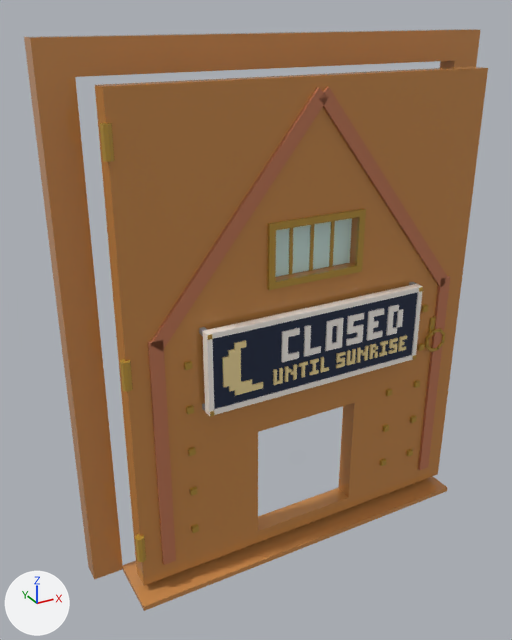
An edit to the glTF model assets/cat-cafe/exports/CatCafe_Door_ArchGate_Back.glb, drawn before and after from the same camera.
One viewpoint serves both versions: a 50 mm camera at (-5.38, -8.29, 8.25) aimed at (-0.57, 0.44, 3.89). Every picture has the same lights, and +X, +Y and +Z are marked at lower left. The first picture is the older version.

The scene before the commit, as lines of its bpy script (objects in view):
```python
me_catcafe_door_archgate_back = bpy.data.meshes.new('CatCafe_Door_ArchGate_Back')
me_catcafe_door_archgate_back.from_pydata(...)  # 28 vertices, 48 faces; spans x -3.45..3.45, y -0.48..0.82, z 0.0..7.95
me_catcafe_door_archgate_back.materials.append(mat_catcafe_palette)
me_catcafe_door_archgate_back_sign = bpy.data.meshes.new('CatCafe_Door_ArchGate_Back_Sign')
me_catcafe_door_archgate_back_sign.from_pydata(...)  # 222 vertices, 420 faces; spans x 1.07..4.78, y -0.26..0.0, z 3.02..4.28
me_catcafe_door_archgate_back_sign.materials.append(mat_catcafe_palette)
me_catcafe_door_archgate_back_sign_bulb = bpy.data.meshes.new('CatCafe_Door_ArchGate_Back_Sign_Bulb')
me_catcafe_door_archgate_back_sign_bulb.from_pydata(...)  # 352 vertices, 612 faces; spans x 1.3..4.55, y -0.25..-0.22, z 3.24..4.06
me_catcafe_door_archgate_back_sign_bulb.materials.append(mat_catcafe_palette)
ob_catcafe_door_archgate_back = bpy.data.objects.new('CatCafe_Door_ArchGate_Back', me_catcafe_door_archgate_back)
ob_catcafe_door_archgate_back.location = (0.0, 0.0, 0.0)
ob_catcafe_door_archgate_back_sign = bpy.data.objects.new('CatCafe_Door_ArchGate_Back_Sign', me_catcafe_door_archgate_back_sign)
ob_catcafe_door_archgate_back_sign.location = (-2.88, -0.22, 0.0)
ob_catcafe_door_archgate_back_sign_bulb = bpy.data.objects.new('CatCafe_Door_ArchGate_Back_Sign_Bulb', me_catcafe_door_archgate_back_sign_bulb)
ob_catcafe_door_archgate_back_sign_bulb.location = (-2.88, -0.22, 0.0)
# also in view: 'CatCafe_Door_ArchGate_Back_Leaf_Glass' at (0.04, -0.07, 5.12); 'CatCafe_Door_ArchGate_Back_Leaf' at (0.01, -0.05, 3.83)
```
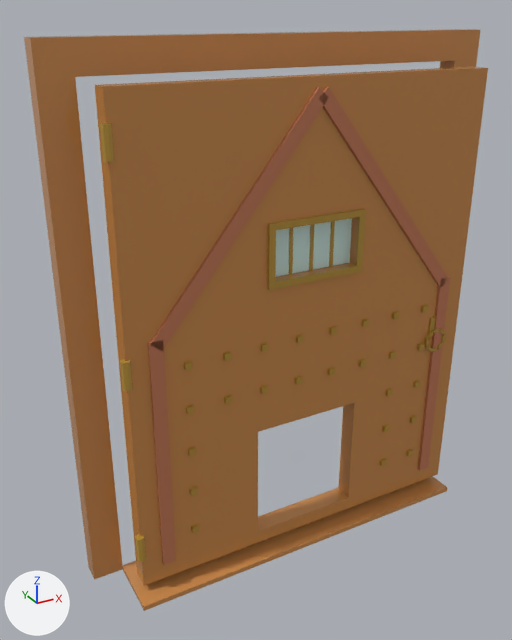
Diff of the bpy script that builds the scene:
```diff
--- a/assets/cat-cafe/exports/CatCafe_Door_ArchGate_Back.glb.py
+++ b/assets/cat-cafe/exports/CatCafe_Door_ArchGate_Back.glb.py
@@ ob_catcafe_door_archgate_back_sign @@
-ob_catcafe_door_archgate_back_sign = bpy.data.objects.new('CatCafe_Door_ArchGate_Back_Sign', me_catcafe_door_archgate_back_sign)
-ob_catcafe_door_archgate_back_sign.location = (-2.88, -0.22, 0.0)
@@ ob_catcafe_door_archgate_back_sign_bulb @@
-ob_catcafe_door_archgate_back_sign_bulb = bpy.data.objects.new('CatCafe_Door_ArchGate_Back_Sign_Bulb', me_catcafe_door_archgate_back_sign_bulb)
-ob_catcafe_door_archgate_back_sign_bulb.location = (-2.88, -0.22, 0.0)
```

Where the change shows, as pixel boxes (x1, y1, x2, y2) in the pictures (512 x 640 px):
'CatCafe_Door_ArchGate_Back_Sign', deleted
    before: (199, 282, 423, 416)
'CatCafe_Door_ArchGate_Back_Sign_Bulb', deleted (beige)
    before: (222, 335, 407, 396)
